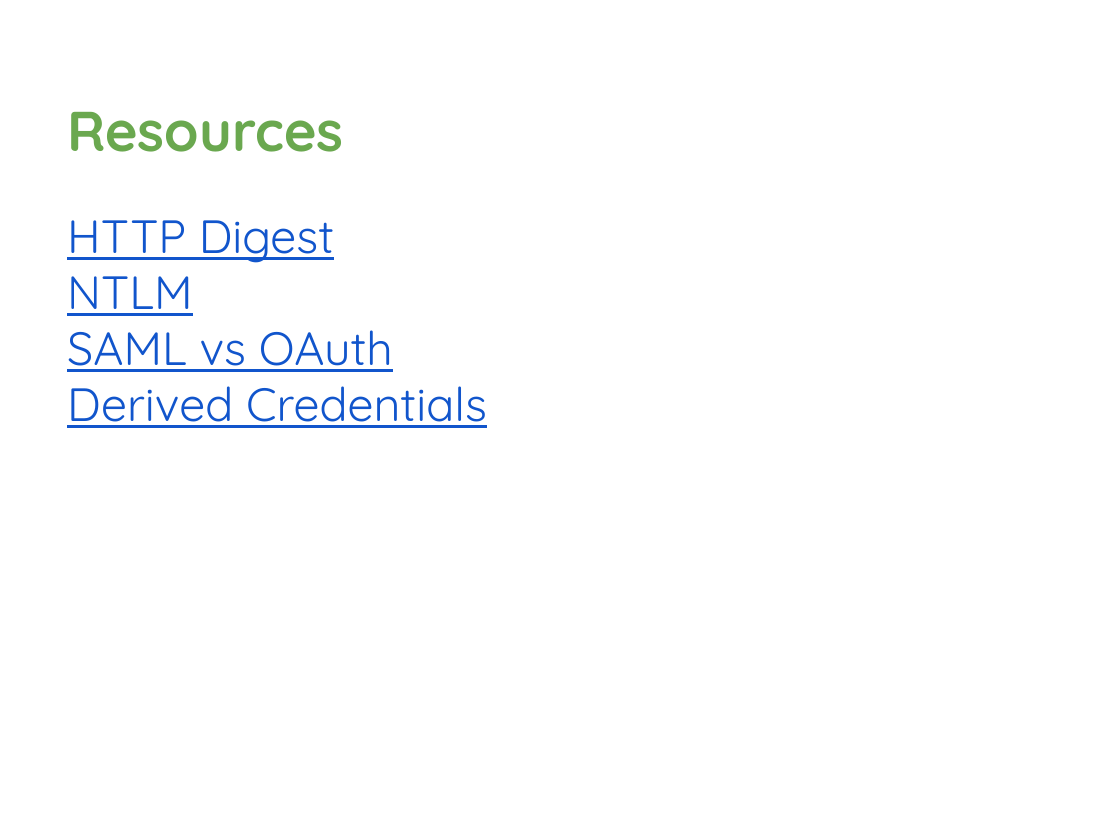
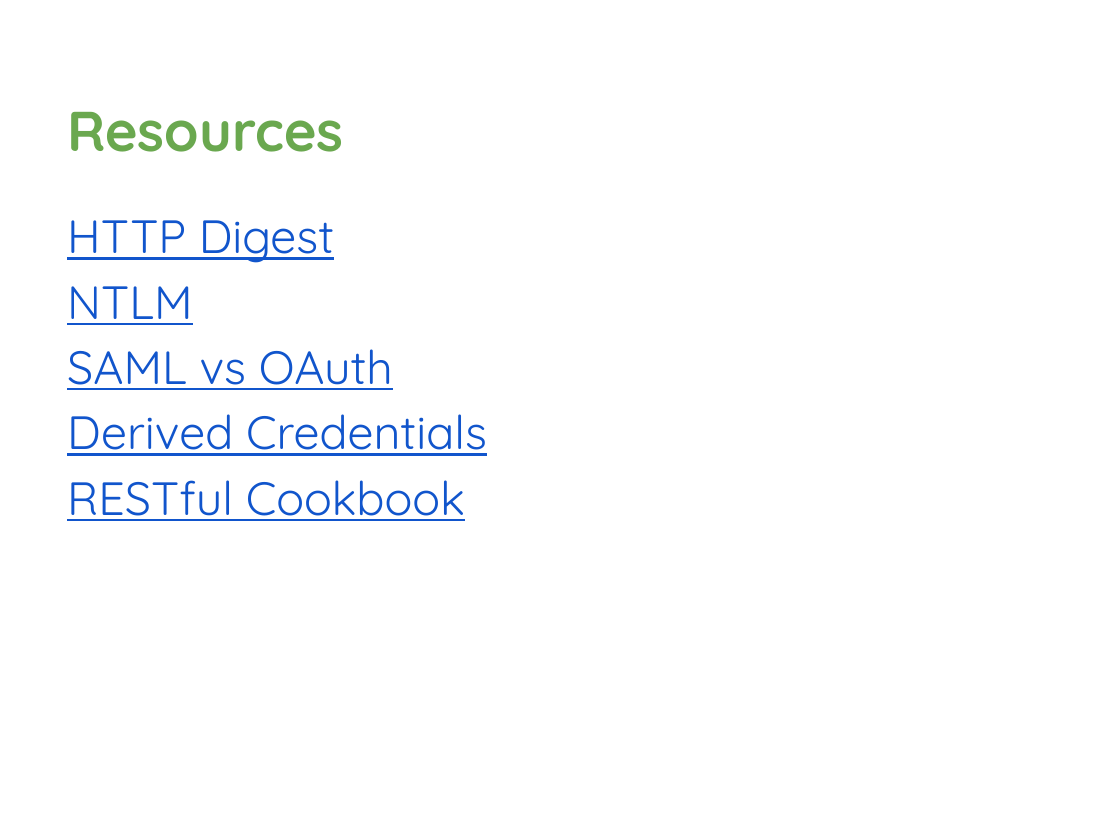
Before and after one commit to davetrux/gdgmidevfest-2017, a slide deck: slide 41 of MobileAuthWebWorld.pptx (slide 39 before the commit). Drawn at 1120x840 pixels with LibreOffice and Linux fonts; fonts in the diff are those of the drawing; background and template pictures are left out. Boxes give left, top, right and bottom in pixels: in the first picture for what was removed or moved away, otherwise in the second. Text is boxed around its words. In the diff, an @@ line names an element or a change of style, - is before the commit and + after.

```diff
--- a/MobileAuthWebWorld.pptx
+++ b/MobileAuthWebWorld.pptx
@@ text at <box>67,220,487,456</box>: more space between paragraphs @@
@@ text at <box>67,480,465,521</box>: paragraph added @@
+RESTful Cookbook
```
Also in this commit, not shown: 11 other slides changed, 3 slides added, 1 slide removed.
